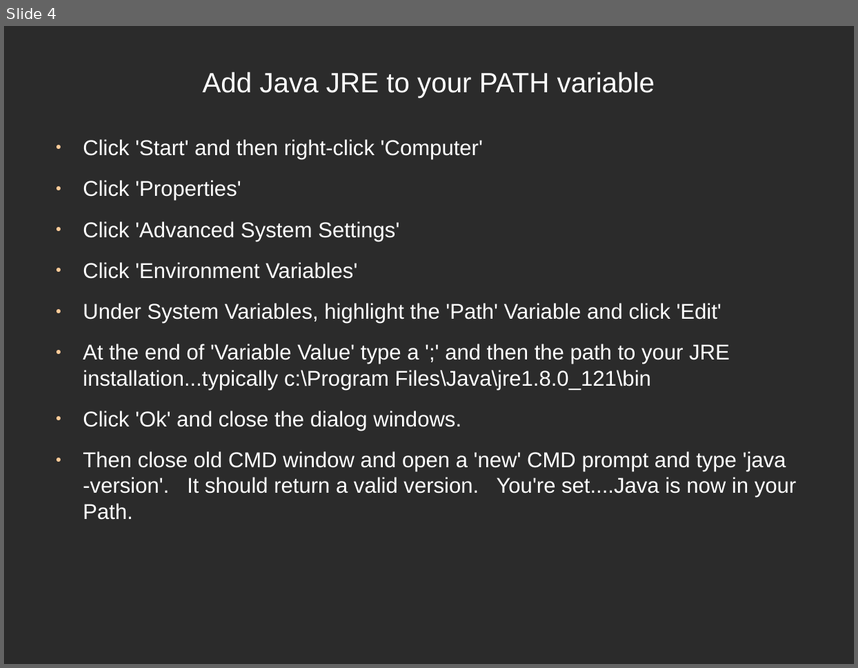
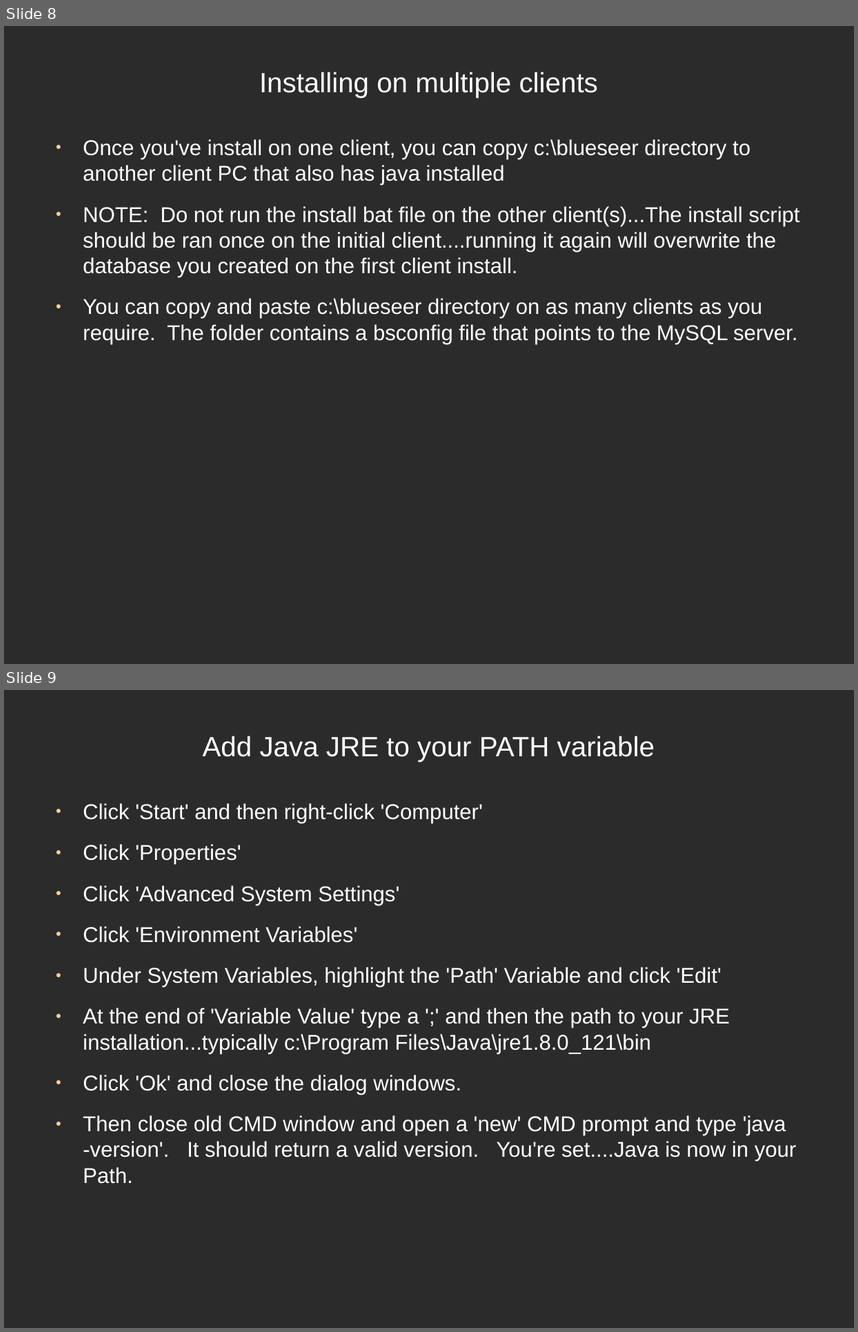
Before and after one commit to blueseerERP/blueseer, a slide deck: documentation/blueseer_install_instructions.odp. Shown one above the other, each under a label of ours: slide 4 before the commit, slides 8 and 9 after it. The pictures are 858x668 and 858x1332 pixels, drawn with LibreOffice and Linux fonts; fonts in the diff are those of the drawing; background and template pictures are left out; a plain dark background stands for a picture behind light text. Boxes give left, top, right and bottom in pixels: in the first picture for what was removed or moved away, otherwise in the second. Text is boxed around its words. In the diff, an @@ line names an element or a change of style, - is before the commit and + after.

```diff
--- a/documentation/blueseer_install_instructions.odp
+++ b/documentation/blueseer_install_instructions.odp
@@ slide 8 added at [4, 26, 854, 664], background picture (left out) @@
@@ title added at [259, 72, 598, 98], 26 pt, text #FFFFFF @@
+Installing on multiple clients
@@ text added at [83, 139, 800, 344], 20 pt, text #FFFFFF @@
+● Once you've install on one client, you can copy c:\blueseer directory to another client PC that also has java installed
+● NOTE: Do not run the install bat file on the other client(s)...The install script should be ran once on the initial client....running it again will overwrite the database you created on the first client install.
+● You can copy and paste c:\blueseer directory on as many clients as you require. The folder contains a bsconfig file that points to the MySQL server.
@@ what was slide 4 is now slide 9 @@
```
Also in this commit, not shown: 3 slides changed, 4 other slides added, 19 other files.
